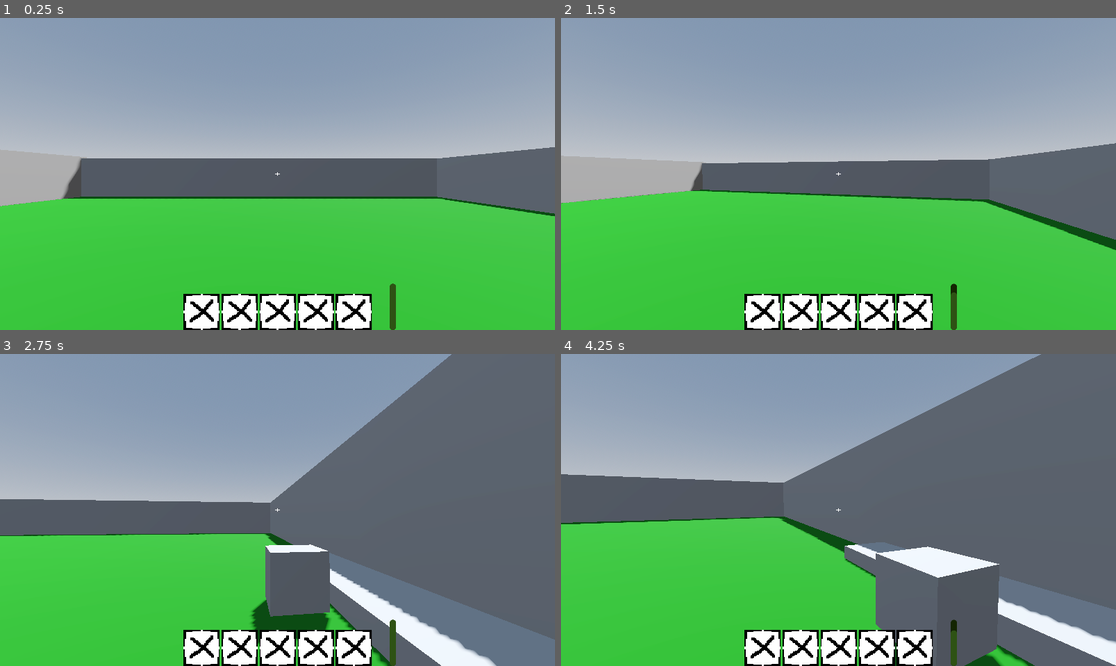
Above: before the commit, frames 1-4 (two rows, left to right).
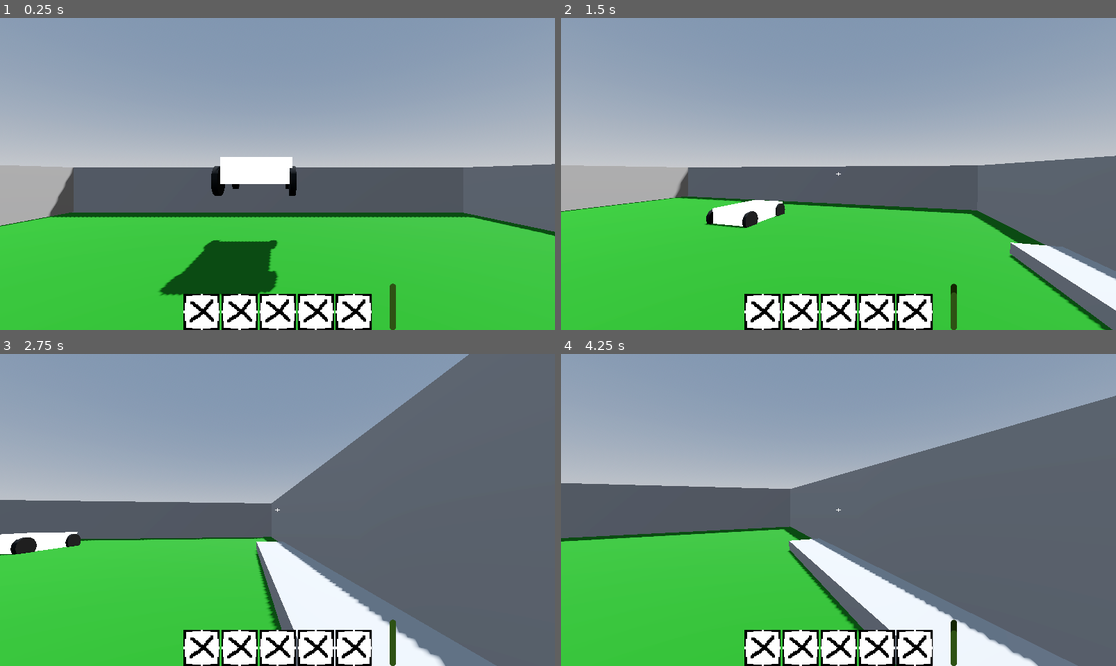
Above: after the commit, the same moments.

Repository: C4Claymore224/DoorDashGame
Game: Godot game, scene res://Scenes/world.tscn
The game is run twice, just before and just after one commit, with the same random seed, the same clock (stepped at 60 frames per second) and the same inputs.
Inputs (mouse positions are in pixels of both pictures, inside the frame that each line leads up to):
- Up to frame 1 (0.25 s): no input
- Up to frame 2 (1.5 s): move the mouse to (866, 174) at 0.52 s; hold D (right) 0.53-1.28 s; hold Shift (Sprint) 0.53-1.28 s; click (866, 174) at 0.67 s; tap Space (jump) at 0.77, 1.07 s; tap W (frount) at 0.8, 1.35 s; move the mouse to (810, 174) at 1.27 s; hold S (back) from 1.28 s (still down)
- Up to frame 3 (2.75 s): tap Space (jump) at 1.52, 1.82 s; tap E (interact) at 1.55, 2.1 s; move the mouse to (288, 503) at 2.02 s; release S (back) at 2.03 s; hold D (right) from 2.03 s (still down); hold Q (use item, bound only after the commit) from 2.03 s (still down)
- Up to frame 4 (4.25 s): move the mouse to (832, 516) at 2.77 s; release Q (use item, bound only after the commit) at 2.78 s; tap Q (use item, bound only after the commit) at 2.85 s; click (832, 516) at 2.92 s; tap Space (jump) at 3.02, 3.05, 3.32, 3.6, 3.77, 4.07 s; move the mouse to (877, 513) at 3.52 s; release D (right) at 3.53 s; hold A (left) from 3.53 s (still down); hold Shift (Sprint) from 3.53 s (still down)

The runs differ from the first frame. In frame 1, 14% of the frame differs, in the area x 0-100%, y 41-89%; in frame 2, 11%; in frame 3, 14%; in frame 4, 23%, in the area x 0-100%, y 0-100%.

Commit message:
Drivin in da Rizz Car
added a vehicle that functions like a car :D. The player can enter and exit the car aw well. This is going swimingly :))))))))0

Diff:
--- a/GameManager.gd
+++ b/GameManager.gd
@@ -1,10 +1,4 @@
 extends Node
 
-# Called when the node enters the scene tree for the first time.
-func _ready() -> void:
-	pass # Replace with function body.
-
-
-# Called every frame. 'delta' is the elapsed time since the previous frame.
-func _process(delta: float) -> void:
-	pass
+var player_active: bool = true
+var car_active: bool = false
--- a/Resources/Inventory/Inventory.gd
+++ b/Resources/Inventory/Inventory.gd
@@ -21,8 +21,8 @@
 			break
 
 
-func use_item_at_slot(index: int) -> void:
-	if index < 0 || index >= inv_items.size() || ! inv_items[index]: return
-
-func remove_at_index(index: int) -> void:
-	pass
+#func use_item_at_slot(index: int) -> void:
+	#if index < 0 || index >= inv_items.size() || ! inv_items[index]: return
+#
+#func remove_at_index(index: int) -> void:
+	#pass
--- a/Resources/Inventory/hot_bar.gd
+++ b/Resources/Inventory/hot_bar.gd
@@ -2,7 +2,6 @@
 
 @onready var inv : Inventory = preload("res://Resources/Inventory/PlayerInv.tres")
 @onready var slots : Array = $contaner.get_children()
-@onready var selector: Sprite2D = $selector
 
 var curently_selected: int = 0
 
--- a/Resources/Inventory/hot_bar_slots.tscn
+++ b/Resources/Inventory/hot_bar_slots.tscn
@@ -6,7 +6,6 @@
 
 [node name="Hot_bar_slots" type="Button"]
 custom_minimum_size = Vector2(75, 75)
-anchors_preset = -1
 offset_right = 75.0
 offset_bottom = 75.0
 script = ExtResource("1_uja5l")
--- /dev/null
+++ b/Scenes/Vehicles/car.tscn
@@ -0,0 +1,74 @@
+[gd_scene load_steps=7 format=3 uid="uid://dgk0w5qexmt8m"]
+
+[ext_resource type="Script" uid="uid://dbqt4dm40uo5p" path="res://code/vehicles/car.gd" id="1_p7pfu"]
+
+[sub_resource type="BoxShape3D" id="BoxShape3D_2ng7n"]
+size = Vector3(2.4, 0.9, 3.6)
+
+[sub_resource type="StandardMaterial3D" id="StandardMaterial3D_2ng7n"]
+shading_mode = 0
+
+[sub_resource type="BoxMesh" id="BoxMesh_p7pfu"]
+material = SubResource("StandardMaterial3D_2ng7n")
+
+[sub_resource type="StandardMaterial3D" id="StandardMaterial3D_p7pfu"]
+albedo_color = Color(0.0687983, 0.0687983, 0.0687983, 1)
+
+[sub_resource type="CylinderMesh" id="CylinderMesh_ovntf"]
+material = SubResource("StandardMaterial3D_p7pfu")
+
+[node name="Car" type="VehicleBody3D"]
+script = ExtResource("1_p7pfu")
+
+[node name="CollisionShape3D" type="CollisionShape3D" parent="."]
+transform = Transform3D(1, 0, 0, 0, 1, 0, 0, 0, 1, 1.78814e-07, 0.2, 0)
+shape = SubResource("BoxShape3D_2ng7n")
+
+[node name="MeshInstance3D" type="MeshInstance3D" parent="."]
+transform = Transform3D(2.35872, 0, 0, 0, 0.88704, 0, 0, 0, 3.52, 0, 0.2, 0)
+mesh = SubResource("BoxMesh_p7pfu")
+
+[node name="VehicleWheel3D" type="VehicleWheel3D" parent="."]
+transform = Transform3D(1, 0, 0, 0, 1, 0, 0, 0, 1, -1.3, 0, 1.5)
+use_as_traction = true
+wheel_radius = 0.75
+
+[node name="MeshInstance3D" type="MeshInstance3D" parent="VehicleWheel3D"]
+transform = Transform3D(-4.37114e-08, -0.1, 0, 1, -4.37114e-09, 0, 0, 0, 1, 0, 0, 0)
+mesh = SubResource("CylinderMesh_ovntf")
+
+[node name="VehicleWheel3D2" type="VehicleWheel3D" parent="."]
+transform = Transform3D(1, 0, 0, 0, 1, 0, 0, 0, 1, -1.3, 0, -1.4)
+use_as_steering = true
+wheel_radius = 0.75
+
+[node name="MeshInstance3D" type="MeshInstance3D" parent="VehicleWheel3D2"]
+transform = Transform3D(-4.37114e-08, -0.1, 0, 1, -4.37114e-09, 0, 0, 0, 1, 0, 0, 0)
+mesh = SubResource("CylinderMesh_ovntf")
+
+[node name="VehicleWheel3D3" type="VehicleWheel3D" parent="."]
+transform = Transform3D(1, 0, 0, 0, 1, 0, 0, 0, 1, 1.2, 0, -1.4)
+use_as_steering = true
+wheel_radius = 0.75
+
+[node name="MeshInstance3D" type="MeshInstance3D" parent="VehicleWheel3D3"]
+transform = Transform3D(-4.37114e-08, -0.1, 0, 1, -4.37114e-09, 0, 0, 0, 1, 0, 0, 0)
+mesh = SubResource("CylinderMesh_ovntf")
+
+[node name="VehicleWheel3D4" type="VehicleWheel3D" parent="."]
+transform = Transform3D(1, 0, 0, 0, 1, 0, 0, 0, 1, 1.2, 0, 1.5)
+use_as_traction = true
+wheel_radius = 0.75
+
+[node name="MeshInstance3D" type="MeshInstance3D" parent="VehicleWheel3D4"]
+transform = Transform3D(-4.37114e-08, -0.1, 0, 1, -4.37114e-09, 0, 0, 0, 1, 0, 0, 0)
+mesh = SubResource("CylinderMesh_ovntf")
+
+[node name="Camera Pivot" type="Node3D" parent="."]
+top_level = true
+
+[node name="Camera3D" type="Camera3D" parent="Camera Pivot"]
+transform = Transform3D(1, 0, 0, 0, 0.890213, 0.455545, 0, -0.455545, 0.890213, 0.1, 3, 4.5)
+
+[node name="player_spot" type="Marker3D" parent="."]
+transform = Transform3D(1, 0, 0, 0, 1, 0, 0, 0, 1, -2.7, 1.3, -0.6)
--- a/Scenes/world.tscn
+++ b/Scenes/world.tscn
@@ -1,9 +1,10 @@
-[gd_scene load_steps=9 format=3 uid="uid://btm8qp6vtfx1v"]
+[gd_scene load_steps=10 format=3 uid="uid://btm8qp6vtfx1v"]
 
 [ext_resource type="Script" uid="uid://diu1me8pvxxgn" path="res://code/world.gd" id="1_5a7ea"]
 [ext_resource type="PackedScene" uid="uid://dl3uh7rq6crmk" path="res://Scenes/player.tscn" id="1_a02cp"]
 [ext_resource type="PackedScene" uid="uid://cu4d4sul34naq" path="res://Scenes/cylender of doom.tscn" id="2_go701"]
 [ext_resource type="PackedScene" uid="uid://diqnppuuvu2ek" path="res://Scenes/areas/pizza_drop_off.tscn" id="4_8j60k"]
+[ext_resource type="PackedScene" uid="uid://dgk0w5qexmt8m" path="res://Scenes/Vehicles/car.tscn" id="5_fo5ed"]
 
 [sub_resource type="ProceduralSkyMaterial" id="ProceduralSkyMaterial_go701"]
 sky_horizon_color = Color(0.662243, 0.671743, 0.686743, 1)
@@ -21,9 +22,8 @@
 [sub_resource type="StandardMaterial3D" id="StandardMaterial3D_a02cp"]
 albedo_color = Color(0.05485, 0.397407, 0.0116656, 1)
 
-[node name="World" type="Node3D" node_paths=PackedStringArray("player")]
+[node name="World" type="Node3D"]
 script = ExtResource("1_5a7ea")
-player = NodePath("Player")
 
 [node name="WorldEnvironment" type="WorldEnvironment" parent="."]
 environment = SubResource("Environment_8j60k")
@@ -32,33 +32,30 @@
 transform = Transform3D(-0.866023, -0.433016, 0.250001, 0, 0.499998, 0.866027, -0.500003, 0.749999, -0.43301, 0, 0, 0)
 shadow_enabled = true
 
-[node name="Player" parent="." instance=ExtResource("1_a02cp")]
-transform = Transform3D(1, 0, 0, 0, 1, 0, 0, 0, 1, -4.4, 4.3, 7.9)
-
 [node name="CSGBox3D" type="CSGBox3D" parent="."]
-transform = Transform3D(0.8, 0, 0, 0, 1, 0, 0, 0, 0.8, -6.13233, 0.83686, 0.45465)
+transform = Transform3D(0.8, 0, 0, 0, 1, 0, 0, 0, 0.8, 0, 0, 7.4)
 material_override = SubResource("StandardMaterial3D_a02cp")
 use_collision = true
-size = Vector3(140.4, 2.9, 116.4)
+size = Vector3(89.3, 2.9, 123.8)
 
 [node name="CSGCombiner3D" type="CSGCombiner3D" parent="."]
 transform = Transform3D(1, 0, 0, 0, 1, 0, 0, 0, 1, -34.4, 6.55, -50.5505)
 use_collision = true
 
 [node name="CSGBox3D2" type="CSGBox3D" parent="CSGCombiner3D"]
-transform = Transform3D(1, 0, 0, 0, 1, 0, 0, 0, 1, 27.7, -4.1, 33.8)
-size = Vector3(49, 8.1, 4.5)
+transform = Transform3D(1, 0, 0, 0, 1, 0, 0, 0, 1, 27.85, -3.45, 45.7)
+size = Vector3(38.9, 3.6, 4.5)
 
 [node name="CSGBox3D3" type="CSGBox3D" parent="CSGCombiner3D"]
-transform = Transform3D(-4.37114e-08, 0, 1, 0, 1, 0, -1, 0, -4.37114e-08, 49.8, -4.1, 58.75)
-size = Vector3(52.9, 8.1, 4.5)
+transform = Transform3D(-4.37114e-08, 0, 1, 0, 1, 0, -1, 0, -4.37114e-08, 44.9, -3.4, 67.3)
+size = Vector3(38.6, 3.5, 4.5)
 
 [node name="CSGBox3D4" type="CSGBox3D" parent="CSGCombiner3D"]
-transform = Transform3D(-4.37114e-08, 0, 1, 0, 1, 0, -1, 0, -4.37114e-08, 6.10001, -2.2, 61.3)
-size = Vector3(51.8, 4.7, 4.5)
+transform = Transform3D(-4.37114e-08, 0, 1, 0, 1, 0, -1, 0, -4.37114e-08, 10.7, -3.35, 67.95)
+size = Vector3(40.1, 3.4, 4.5)
 
 [node name="CSGBox3D5" type="CSGBox3D" parent="CSGCombiner3D"]
-transform = Transform3D(-4.37114e-08, 0, 1, 0, 1, 0, -1, 0, -4.37114e-08, 46.8, -4.05, 63.2)
+transform = Transform3D(-4.37114e-08, 0, 1, 0, 1, 0, -1, 0, -4.37114e-08, 41.5, -4.85, 64)
 size = Vector3(13.7, 0.4, 1.5)
 
 [node name="Pizza" parent="." instance=ExtResource("2_go701")]
@@ -78,3 +75,9 @@
 
 [node name="Pizza Drop off" parent="." instance=ExtResource("4_8j60k")]
 transform = Transform3D(1, 0, 0, 0, 1, 0, 0, 0, 1, 10.9, 2.9, 9.8)
+
+[node name="Car" parent="." instance=ExtResource("5_fo5ed")]
+transform = Transform3D(1, 0, 0, 0, 1, 0, 0, 0, 1, -6.6, 4.6, 4.5)
+
+[node name="Player" parent="." instance=ExtResource("1_a02cp")]
+transform = Transform3D(1, 0, 0, 0, 1, 0, 0, 0, 1, -5.9, 3.9, 12.9)
--- a/code/player.gd
+++ b/code/player.gd
@@ -1,5 +1,11 @@
 extends CharacterBody3D
 class_name Player
+
+
+## Notes for future player additons
+#	have the player hold the item for example a pizza
+#	make some kind of weapon
+#
 
 # head bobble stuff
 const BOB_FREQ = 1.5
@@ -14,6 +20,8 @@
 @onready var hand: Node3D = $Head/hand
 @onready var stamina_bar: ProgressBar = $"UI/Stamina Bar"
 @onready var place: Label = $UI/place
+@onready var collision_shape_3d: CollisionShape3D = $CollisionShape3D
+
 
 var sensitivity : float = 0.005
 var speed: int
@@ -48,72 +56,89 @@
 		release_mouse()
 
 func _physics_process(delta: float) -> void:
-	if stamina >= Max_Stamina:
-		stamina = Max_Stamina
-		if !can_sprint:
-			can_sprint = true
-	stamina_bar.value = stamina
+	if GameManager.player_active:
+		camera_3d.make_current()
+		if stamina >= Max_Stamina:
+			stamina = Max_Stamina
+			if !can_sprint:
+				can_sprint = true
+		stamina_bar.value = stamina
 
-	# interact by looking at things
-	if lookcast.is_colliding():
-		var target = lookcast.get_collider()
-		if target != null and target.has_method("collect"):
-			$UI/pickup.show()
-			if Input.is_action_just_pressed("interact"):
-				target.collect(inv)
+		# interact by looking at things
+		if lookcast.is_colliding():
+			var target = lookcast.get_collider()
+			if target != null and target.has_method("collect"):
+				$UI/pickup.show()
+				if Input.is_action_just_pressed("interact"):
+					target.collect(inv)
+			else:
+				$UI/pickup.hide()
+			if target != null and target.has_method("take_item"):
+				place.show()
+				if Input.is_action_just_pressed("interact"):
+					target.take_item(inv)
+			else:
+				place.hide()
+
+			if target != null and target.has_method("get_player"):
+				pass
+				if Input.is_action_just_pressed("interact"):
+					GameManager.player_active = false
+					GameManager.car_active = true
+					target.get_player(self)
+					collision_shape_3d.disabled = true
+			else:
+				pass
+
+		# Add the gravity.
+		if not is_on_floor():
+			velocity.y -= gravity * delta
+
+		# Handle jump
+		if Input.is_action_just_pressed("jump") and is_on_floor():
+			velocity.y = JUMP_HEIGHT * delta
+
+		# handle direction iput
+		var input_dir := Input.get_vector("left", "right", "frount", "back")
+		var direction := (head.transform.basis * Vector3(input_dir.x, 0, input_dir.y)).normalized()
+
+		# can control body in air with this
+		if is_on_floor():
+			if direction:
+				velocity.x = direction.x * speed
+				velocity.z = direction.z * speed
+			else:
+				velocity.x = 0
+				velocity.z = 0
 		else:
-			$UI/pickup.hide()
-		if target != null and target.has_method("take_item"):
-			place.show()
-			if Input.is_action_just_pressed("interact"):
-				target.take_item(inv)
-		else:
-			place.hide()
-
-	# Add the gravity.
-	if not is_on_floor():
-		velocity.y -= gravity * delta
-
-	# Handle jump
-	if Input.is_action_just_pressed("jump") and is_on_floor():
-		velocity.y = JUMP_HEIGHT * delta
-
-	# handle direction iput
-	var input_dir := Input.get_vector("left", "right", "frount", "back")
-	var direction := (head.transform.basis * Vector3(input_dir.x, 0, input_dir.y)).normalized()
-
-	# can control body in air with this
-	if is_on_floor():
-		if direction:
-			velocity.x = direction.x * speed
-			velocity.z = direction.z * speed
-		else:
-			velocity.x = 0
-			velocity.z = 0
-	else:
-		velocity.x = lerp(velocity.x, direction.x * speed, delta * 3)
-		velocity.z = lerp(velocity.z, direction.z * speed, delta * 3)
+			velocity.x = lerp(velocity.x, direction.x * speed, delta * 3)
+			velocity.z = lerp(velocity.z, direction.z * speed, delta * 3)
 
 
-	#handle sprint
-	if Input.is_action_pressed("Sprint") and direction:
-		if can_sprint:
-			speed = SPRINT_SPEED
-			stamina -= delta
-			if stamina <= 0:
-				can_sprint = false
+		#handle sprint
+		if Input.is_action_pressed("Sprint") and direction:
+			if can_sprint:
+				speed = SPRINT_SPEED
+				stamina -= delta
+				if stamina <= 0:
+					can_sprint = false
+			else:
+				speed = WALK_SPEED
+				stamina += delta # slow regen rate
 		else:
 			speed = WALK_SPEED
-			stamina += delta # slow regen rate
+			stamina += delta
+
+		#HeadBob <-- use hashtoday!
+		bob_time += delta * velocity.length() * float(is_on_floor())
+		camera_3d.transform.origin = _head_bob(bob_time)
+
+		if bob_time >= 25:
+			bob_time = 0
+
+		move_and_slide()
 	else:
-		speed = WALK_SPEED
-		stamina += delta
-
-	#HeadBob <-- use hashtoday!
-	bob_time += delta * velocity.length() * float(is_on_floor())
-	camera_3d.transform.origin = _head_bob(bob_time)
-
-	move_and_slide()
+		pass
 
 # camera head bob function
 func _head_bob(time) -> Vector3:
--- /dev/null
+++ b/code/vehicles/car.gd
@@ -0,0 +1,31 @@
+extends VehicleBody3D
+
+
+@export var Max_Steer = 0.9
+@export var Engine_Power = 300
+
+@onready var camera_pivot: Node3D = $"Camera Pivot"
+@onready var camera_3d: Camera3D = $"Camera Pivot/Camera3D"
+@onready var player_spot: Marker3D = $player_spot
+
+var player
+
+func _physics_process(delta: float) -> void:
+	if GameManager.car_active:
+		camera_3d.make_current()
+		steering = move_toward(steering, Input.get_axis("right","left") * Max_Steer, delta * 10)
+		engine_force = Input.get_axis("frount", "back") * Engine_Power
+		camera_pivot.global_position = camera_pivot.global_position.lerp(global_position, delta * 20.0)
+		camera_pivot.transform = camera_pivot.transform.interpolate_with(transform, delta * 5.0)
+		if Input.is_action_just_pressed("use item"):
+			exit_car()
+
+func exit_car() -> void:
+	GameManager.car_active = false
+	GameManager.player_active = true
+	player.collision_shape_3d.disabled = false
+	player.global_position = player_spot.global_position
+
+func get_player(vessl: Player):
+	player = vessl
+	vessl.hide()
--- a/code/world.gd
+++ b/code/world.gd
@@ -1,9 +1 @@
 extends Node3D
-
-@export var player : Player
-
-func _ready() -> void:
-	pass
-
-func _process(delta: float) -> void:
-	pass
--- a/project.godot
+++ b/project.godot
@@ -14,6 +14,10 @@
 run/main_scene="uid://btm8qp6vtfx1v"
 config/features=PackedStringArray("4.4", "Forward Plus")
 config/icon="res://icon.svg"
+
+[autoload]
+
+GameManager="*res://GameManager.gd"
 
 [input]
 
@@ -59,7 +63,8 @@
 }
 "use item"={
 "deadzone": 0.2,
-"events": []
+"events": [Object(InputEventKey,"resource_local_to_scene":false,"resource_name":"","device":-1,"window_id":0,"alt_pressed":false,"shift_pressed":false,"ctrl_pressed":false,"meta_pressed":false,"pressed":false,"keycode":0,"physical_keycode":81,"key_label":0,"unicode":113,"location":0,"echo":false,"script":null)
+]
 }
 
 [rendering]
Not shown, added: code/vehicles/car.gd.uid
